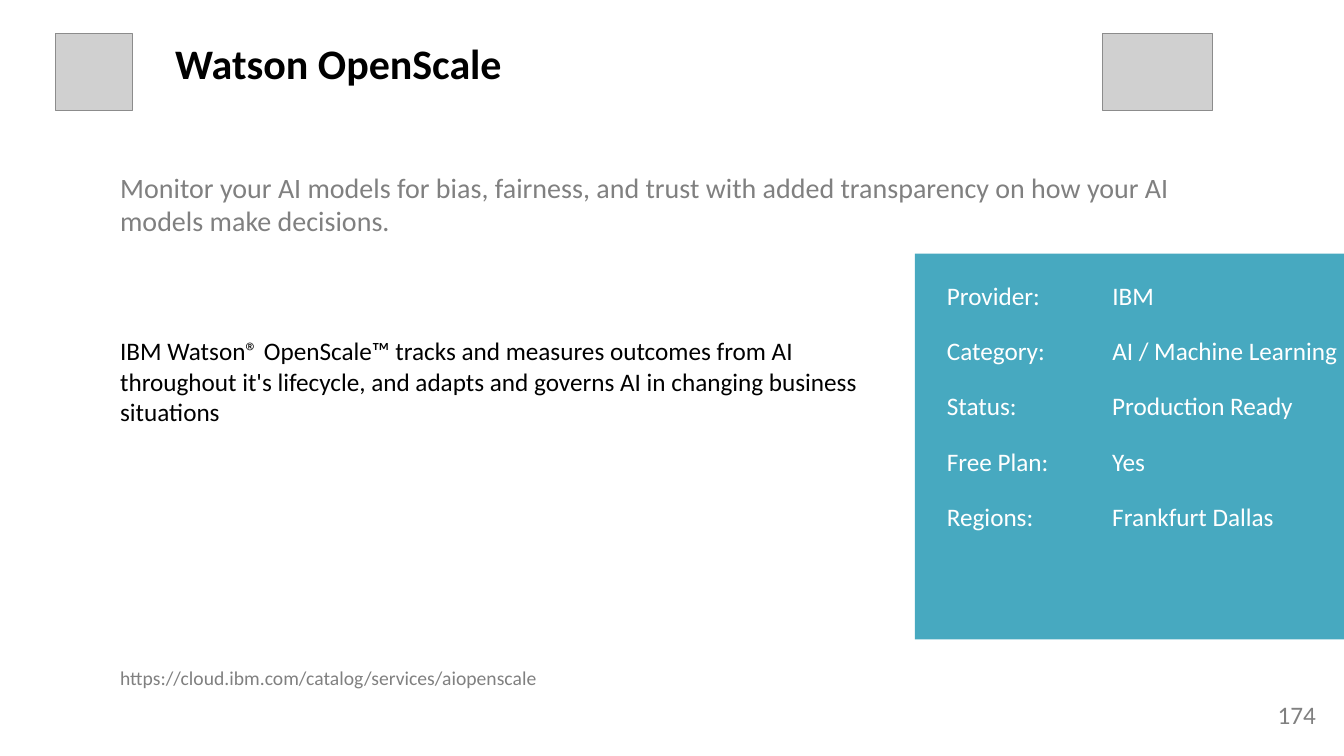
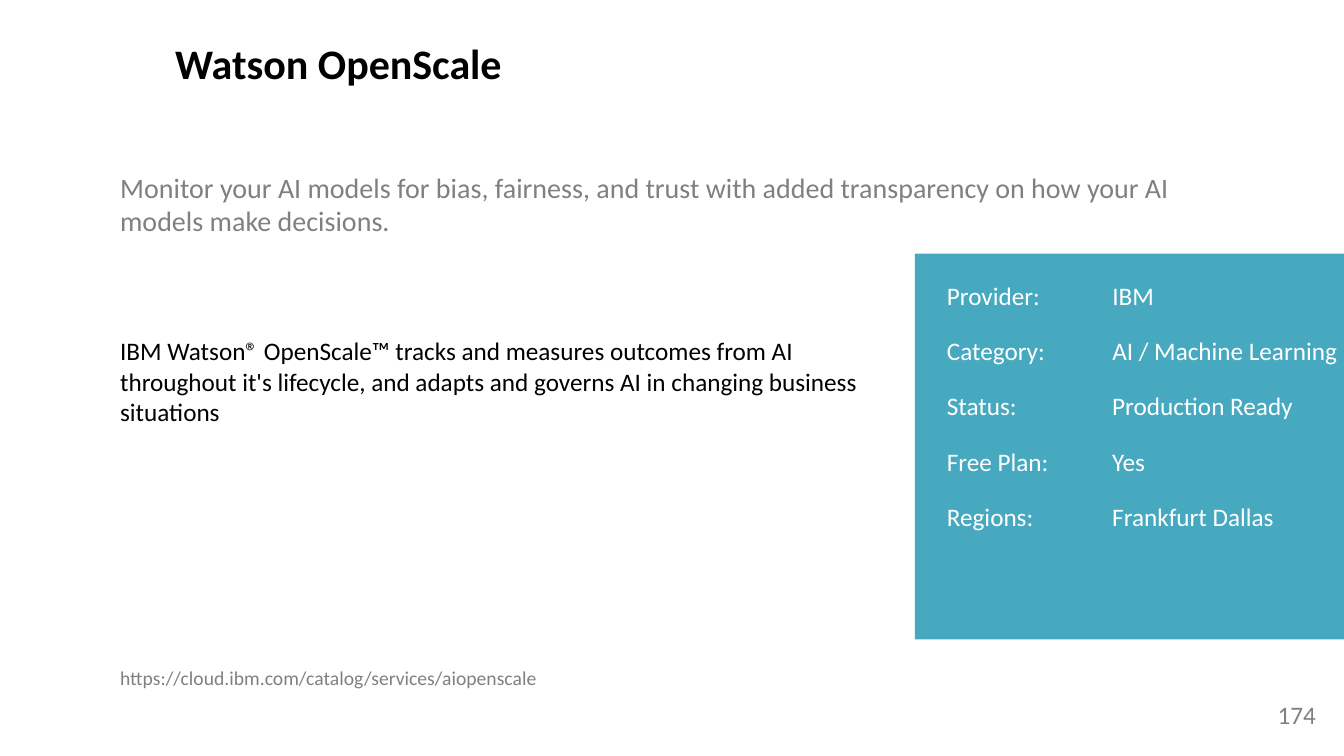
Before and after one commit to l2fprod/mycatalog, a slide deck: slide 174 of docs/generated/mycatalog.pptx. Drawn at 1344x756 pixels with LibreOffice and Linux fonts; fonts in the diff are those of the drawing; grey boxes stand for pictures. Boxes give left, top, right and bottom in pixels: in the first picture for what was removed or moved away, otherwise in the second. Text is boxed around its words. In the diff, an @@ line names an element or a change of style, - is before the commit and + after.

```diff
--- a/docs/generated/mycatalog.pptx
+++ b/docs/generated/mycatalog.pptx
@@ picture removed at box(55, 33, 133, 111) @@
@@ picture removed at box(1103, 33, 1213, 111) @@
```
Also in this commit, not shown: 1 other slide changed, 9 other files.
